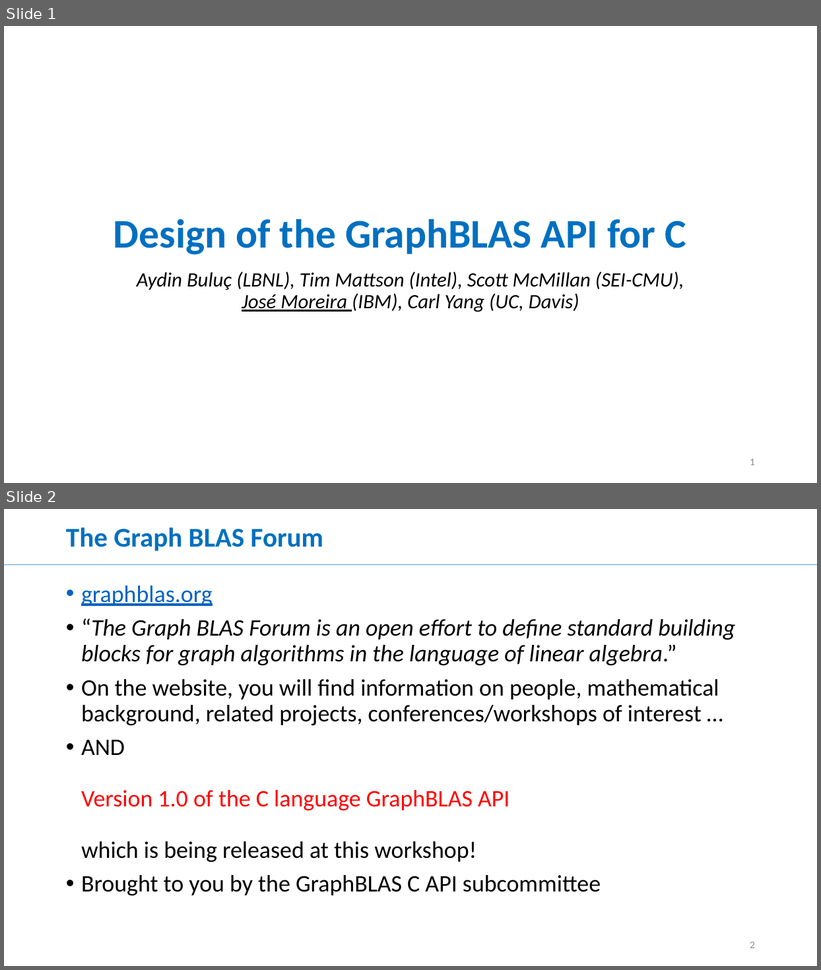
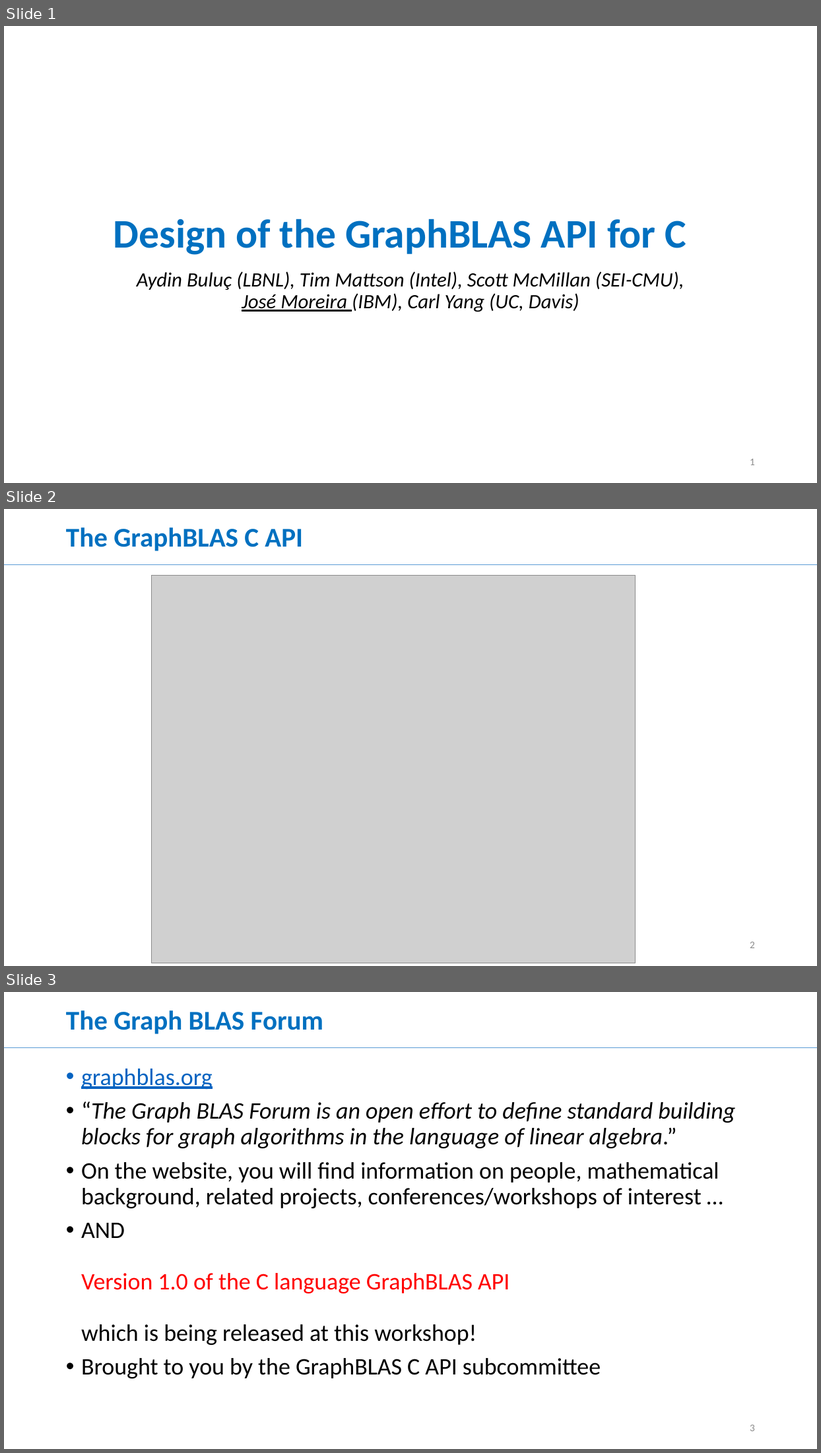
Before and after one commit to GraphBLAS/graphblas-api-c, a slide deck: GABB17/GABB17.pptx. Shown one above the other, each under a label of ours: slides 1 and 2 before the commit, slides 1, 2 and 3 after it. The pictures are 821x970 and 821x1453 pixels, drawn with LibreOffice and Linux fonts; fonts in the diff are those of the drawing; grey boxes stand for pictures. Boxes give left, top, right and bottom in pixels: in the first picture for what was removed or moved away, otherwise in the second. Text is boxed around its words. In the diff, an @@ line names an element or a change of style, - is before the commit and + after.

Commit message:
Added slide with full spec

```diff
--- a/GABB17/GABB17.pptx
+++ b/GABB17/GABB17.pptx
@@ slide 2 added at <box>4,509,817,966</box>, background #FFFFFF; not listed: 1 template element that a slide beside it also shows @@
@@ title added at <box>66,527,303,551</box>, 32 pt, text #0070C0, bold @@
+The GraphBLAS C API
@@ picture added at <box>152,576,636,964</box> @@
@@ page number added at <box>750,942,755,949</box>, 12 pt, text #8C8C8C @@
+2
@@ what was slide 2 is now slide 3 @@
@@ page number at <box>750,1425,755,1432</box>: text changed @@
-2
+3
```
